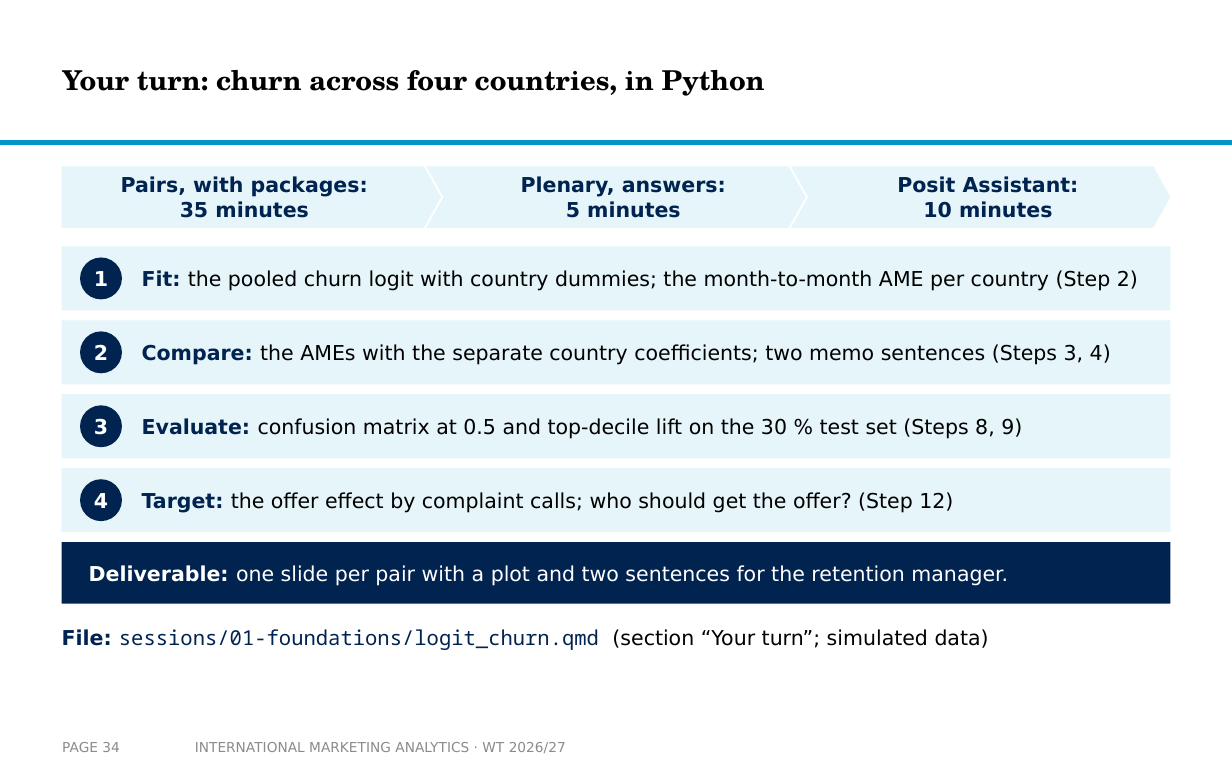
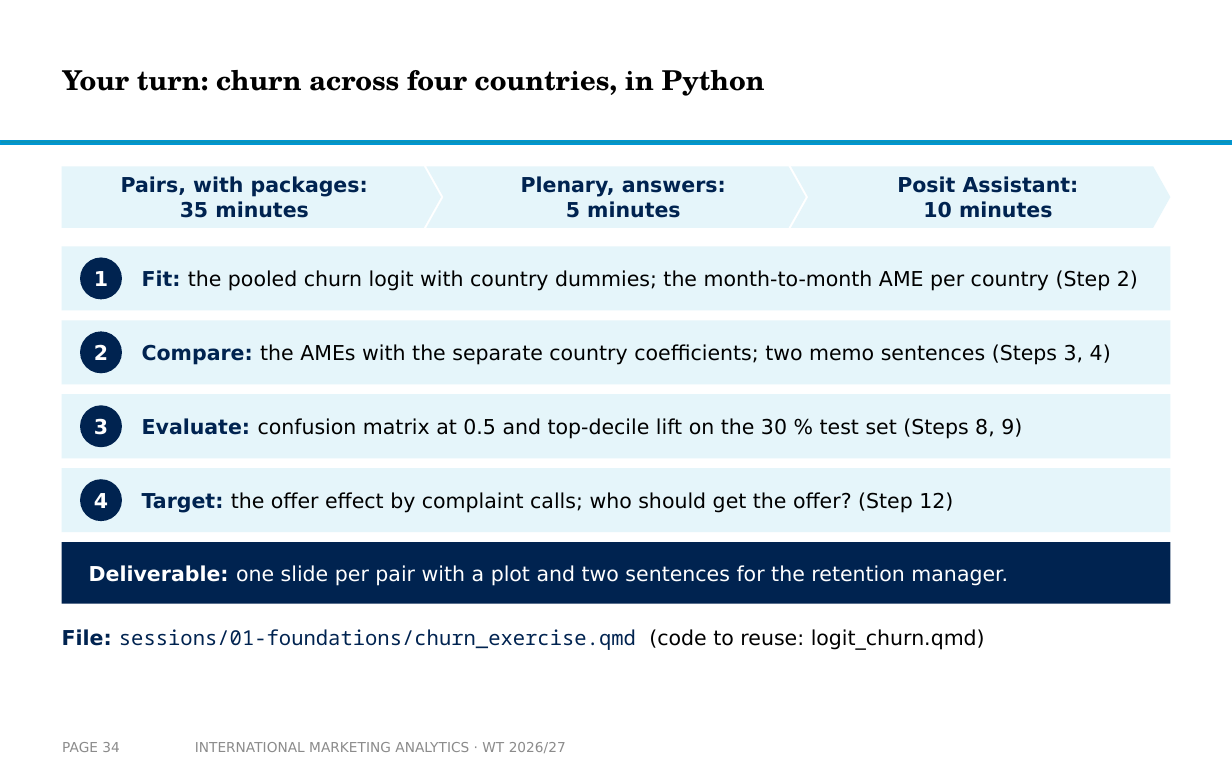
Before and after one commit to arnefloh-wu/international-marketing-analytics-teaching, a slide deck: slide 34 of slides/logistic-regression-in-international-marketing_WT26-27.pptx. Drawn at 1232x770 pixels with LibreOffice and Linux fonts; fonts in the diff are those of the drawing; background and template pictures are left out. Boxes give left, top, right and bottom in pixels: in the first picture for what was removed or moved away, otherwise in the second. Text is boxed around its words. In the diff, an @@ line names an element or a change of style, - is before the commit and + after.

```diff
--- a/slides/logistic-regression-in-international-marketing_WT26-27.pptx
+++ b/slides/logistic-regression-in-international-marketing_WT26-27.pptx
@@ text at (62, 629, 985, 650): text changed @@
-File: sessions/01-foundations/logit_churn.qmd (section “Your turn”; simulated data)
+File: sessions/01-foundations/churn_exercise.qmd (code to reuse: logit_churn.qmd)
```
Also in this commit, not shown: 4 other files.
